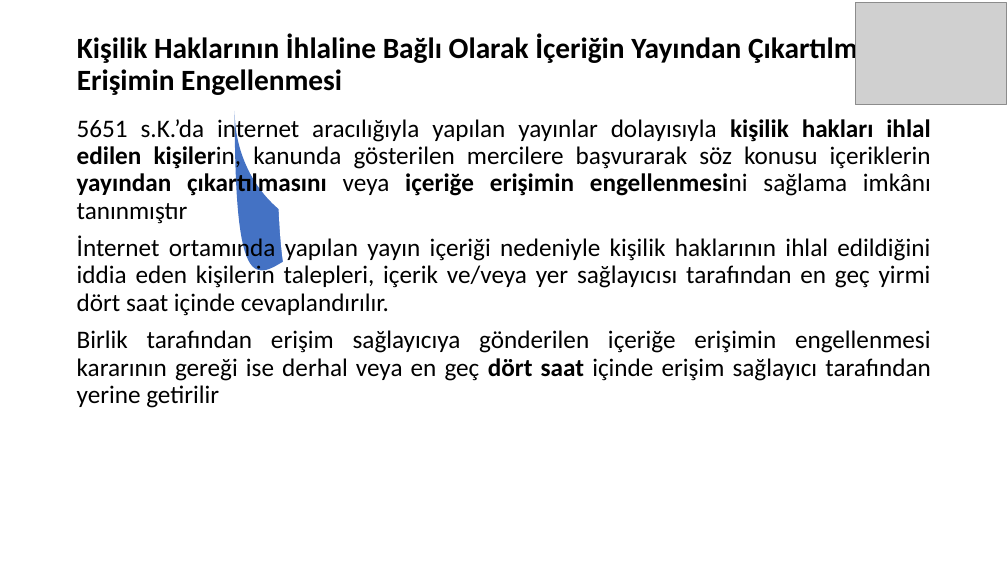
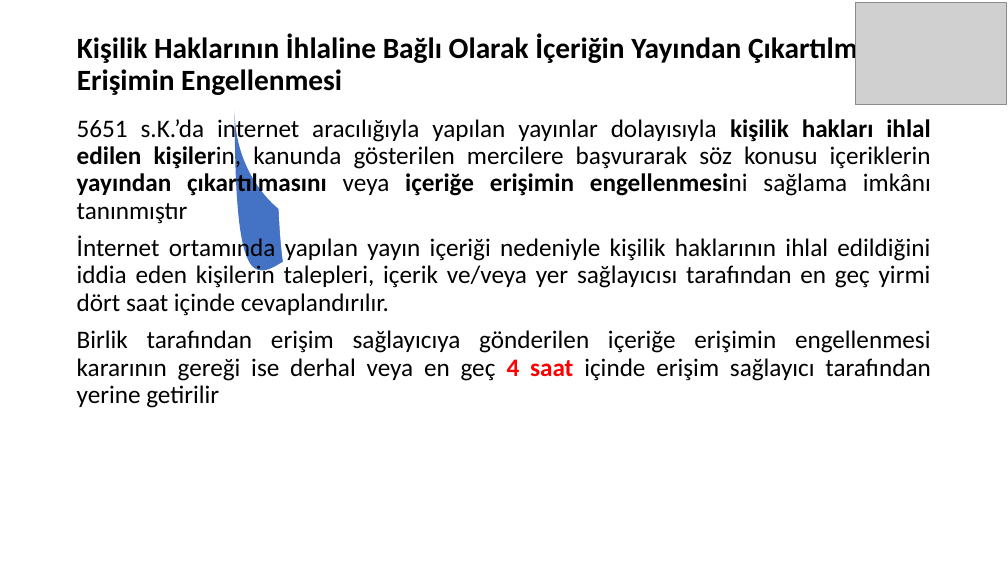
Before and after one commit to SevdanurGENC/IT-Law-Lecture-Notes, a slide deck: slide 24 of Bilisim-Hukuku/05. Bolum - BilisimHukuku.ppt. Drawn at 1008x567 pixels with LibreOffice and Linux fonts; fonts in the diff are those of the drawing; grey boxes stand for pictures. Boxes give left, top, right and bottom in pixels: in the first picture for what was removed or moved away, otherwise in the second. Text is boxed around its words. In the diff, an @@ line names an element or a change of style, - is before the commit and + after.

```diff
--- a/Bilisim-Hukuku/05. Bolum - BilisimHukuku.ppt
+++ b/Bilisim-Hukuku/05. Bolum - BilisimHukuku.ppt
@@ text at bbox=[77, 330, 931, 408]: text changed @@
-Birlik tarafından erişim sağlayıcıya gönderilen içeriğe erişimin engellenmesi kararının gereği ise derhal veya en geç dört saat içinde erişim sağlayıcı tarafından yerine getirilir
+Birlik tarafından erişim sağlayıcıya gönderilen içeriğe erişimin engellenmesi kararının gereği ise derhal veya en geç 4 saat içinde erişim sağlayıcı tarafından yerine getirilir
```
Also in this commit, not shown: 10 other slides changed.
